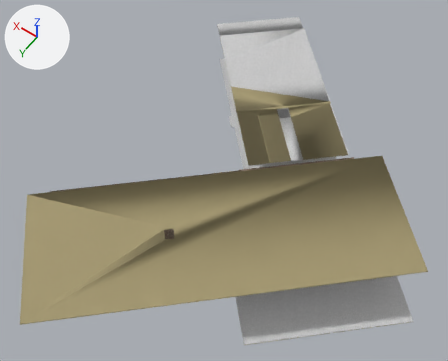
One commit to the COLLADA model dae/podlahy_pud.dae: the scene before it, then after it.
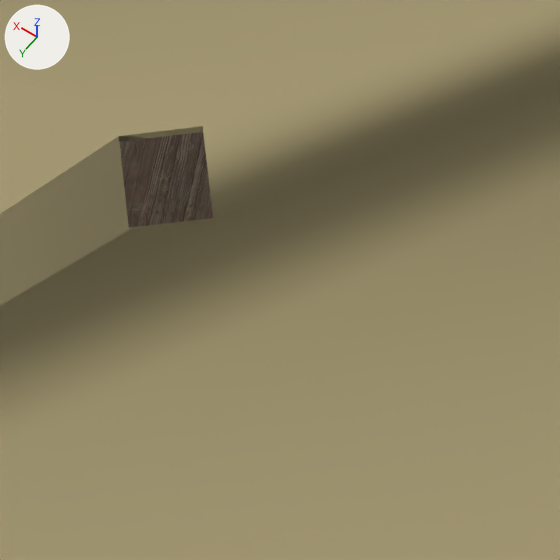
Old and new are each drawn whole from a camera (50 mm lens) standing at (-11.12, 18.49, 30.74) and looking at (0.41, 2.35, 5.37) and again close up on the part from 34% to 47% of the width and 59% to 76% of the height. The axes (+X, +Y, +Z) are drawn at upper left. The lights are the same throughout. Vertices at the same position are counted once.

The scene before the commit, as lines of its bpy script (objects in view):
```python
me_sketchup = bpy.data.meshes.new('SketchUp')
me_sketchup.from_pydata(...)  # 699 vertices, 1289 faces; spans x -10.9..8.4, y -11.9..14.4, z 3.1..7.5
me_sketchup.materials.append(mat_cladding_stucco_white)  # picture img_cladding_stucco_white_jpg
me_sketchup.materials.append(mat_wood_lumber_buttjoined_5)  # beige #a49870
me_sketchup.materials.append(mat_material_20)  # picture img_material_20_jpg
me_sketchup.materials.append(mat_wood_fence_2)  # picture img_wood_fence_2_jpg
me_sketchup.materials.append(mat_modern_siding)  # picture img_modern_siding_jpg
me_sketchup.materials.append(mat_wood_lumber_buttjoined_4)  # picture img_wood_lumber_buttjoined_4_jpg
me_sketchup.materials.append(mat_material)  # white #ffffff
me_sketchup.materials.append(mat_material_0)  # blue #a2b7c6
me_sketchup.materials.append(mat_wood_lumber_buttjoined)  # picture img_wood_lumber_buttjoined_jpg
ob_sketchup = bpy.data.objects.new('SketchUp', me_sketchup)
ob_sketchup.location = (0.0, 0.0, 0.0)
```
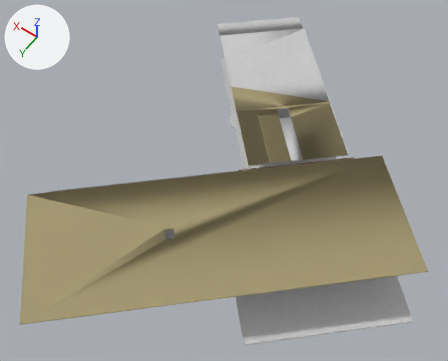
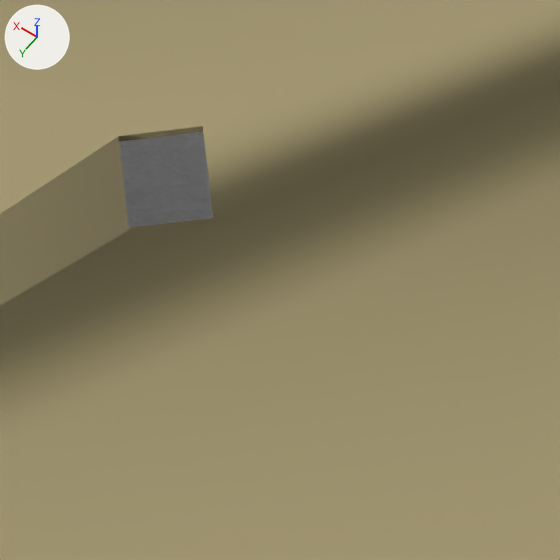
Pixel boxes (x1, y1, x2, y2) of what changed, in the close-ups (560 x 560 px):
```json
{"part": 1, "of": "me_sketchup", "change": "recoloured", "before": [120, 132, 213, 228], "after": [120, 132, 213, 228], "on screen": "brown to grey"}
```

The change, as JSON lines over the scene's bpy script:
```json
{"block": "me_sketchup", "where": "# used by ob_sketchup; location = (0.0, 0.0, 0.0)"}
{"op": "remove", "block": "me_sketchup", "code": "me_sketchup.from_pydata(...)  # 699 vertices, 1289 faces; spans x -10.9..8.4, y -11.9..14.4, z 3.1..7.5"}
{"op": "add", "block": "me_sketchup", "code": "me_sketchup.from_pydata(...)  # 690 vertices, 1253 faces; spans x -10.9..8.4, y -11.9..14.4, z 3.1..7.5"}
{"block": "me_sketchup", "change": "me_sketchup part 1: 4 faces spanning x -3.6..2.7, y 1.1..12.7, z 4.8..4.9 switch from mat_wood_lumber_buttjoined_4 (picture img_wood_lumber_buttjoined_4_jpg) to mat_cladding_stucco_white (picture img_cladding_stucco_white_jpg)"}
```
